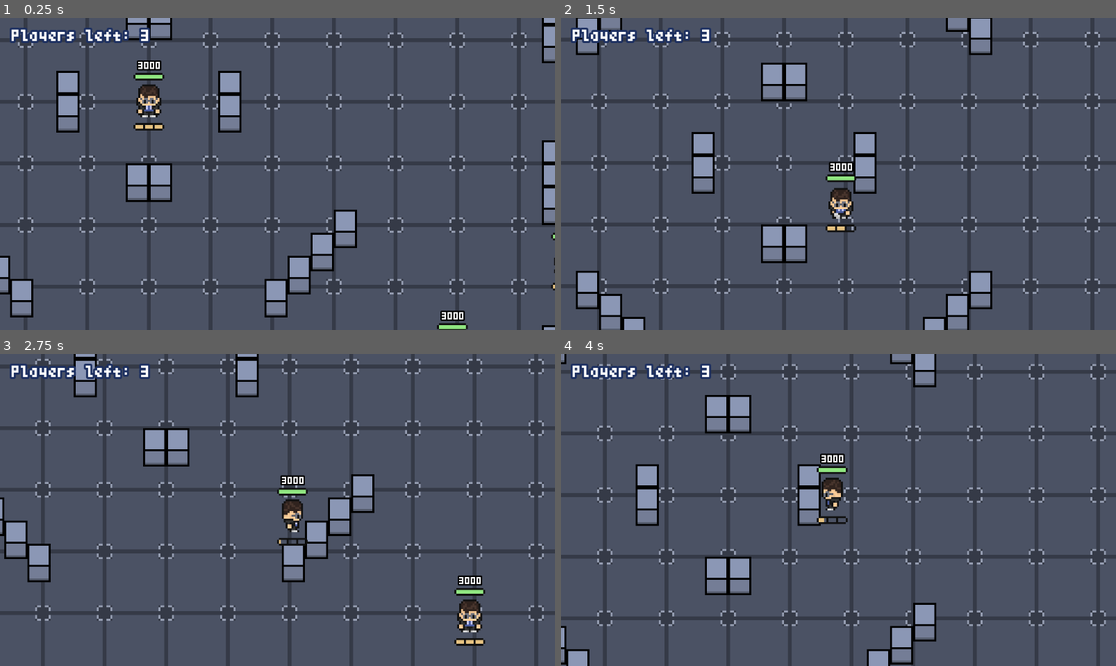
Above: before the commit, frames 1-4 (two rows, left to right).
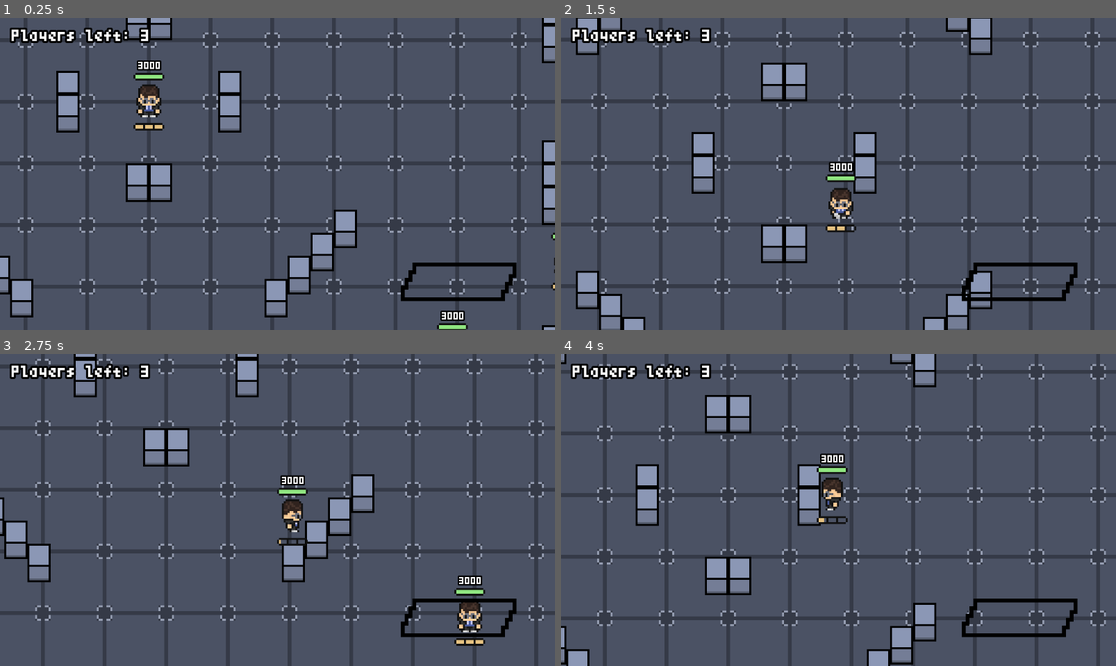
Above: after the commit, the same moments.

Repository: ppaluchowski64/SCI-Stars
Game: Godot game, scene res://scenes/battle.tscn
Same seed, same stepped clock (60 frames per second), same inputs: the game is played once before the commit and once after it.
Inputs (mouse positions are in pixels of both pictures, inside the frame that each line leads up to):
- Up to frame 1 (0.25 s): no input
- Up to frame 2 (1.5 s): move the mouse to (960, 158) at 0.52 s; hold D (right) 0.53-1.28 s; click (960, 158) at 0.6 s; right-click (960, 158) at 0.8 s; move the mouse to (727, 189) at 1.27 s; hold S (down) from 1.28 s (still down); right-click (727, 189) at 1.35 s
- Up to frame 3 (2.75 s): click (166, 525) at 1.55 s; move the mouse to (333, 441) at 2.02 s; release S (down) at 2.03 s; hold D (right) from 2.03 s (still down); click (333, 441) at 2.1 s; right-click (333, 441) at 2.3 s
- Up to frame 4 (4 s): move the mouse to (810, 572) at 2.77 s; release D (right) at 2.78 s; hold W (up) 2.78-3.53 s; right-click (810, 572) at 2.85 s; click (810, 572) at 3.05 s; move the mouse to (1005, 556) at 3.52 s; hold A (left) from 3.53 s (still down); click (1005, 556) at 3.6 s; right-click (1005, 556) at 3.8 s

The runs differ from the first frame. In frame 1, 1.3% of the frame differs, in the area x 1-94%, y 3-91%; in frame 2, 1.3%; in frame 3, 1.3%; in frame 4, 1.3%.

Commit message:
Add super attack feature

Diff:
--- a/game/project.godot
+++ b/game/project.godot
@@ -38,9 +38,14 @@
 "events": [Object(InputEventKey,"resource_local_to_scene":false,"resource_name":"","device":-1,"window_id":0,"alt_press …(192 unchanged characters)…
 ]
 }
-shoot={
+attack={
 "deadzone": 0.5,
 "events": [Object(InputEventMouseButton,"resource_local_to_scene":false,"resource_name":"","device":-1,"window_id":0,"a …(258 unchanged characters)…
+]
+}
+super_attack={
+"deadzone": 0.5,
+"events": [Object(InputEventMouseButton,"resource_local_to_scene":false,"resource_name":"","device":-1,"window_id":0,"alt_pressed":false,"shift_pressed":false,"ctrl_pressed":false,"meta_pressed":false,"button_mask":2,"position":Vector2(183, 12),"global_position":Vector2(192, 58),"factor":1.0,"button_index":2,"canceled":false,"pressed":true,"double_click":false,"script":null)
 ]
 }
 
--- a/game/scenes/battle.tscn
+++ b/game/scenes/battle.tscn
@@ -6,6 +6,8 @@
 [ext_resource type="Texture2D" uid="uid://dce4elq1ctffp" path="res://graphics/environment/tile.png" id="4_1ls1x"]
 [ext_resource type="Script" path="res://scripts/user_interface.gd" id="4_4e2gx"]
 [ext_resource type="FontFile" uid="uid://6w8leq531kr1" path="res://fonts/TeenyTinyPixls-o2zo.ttf" id="4_erh11"]
+[ext_resource type="Texture2D" uid="uid://cgnax06gjmct1" path="res://graphics/UI/superbar_mask.png" id="7_ilcqo"]
+[ext_resource type="Texture2D" uid="uid://prenyjcoslt7" path="res://graphics/UI/superbar.png" id="7_ujvli"]
 
 [sub_resource type="TileSetAtlasSource" id="TileSetAtlasSource_qfrj4"]
 texture = ExtResource("4_1ls1x")
@@ -67,7 +69,36 @@
 offset_right = 274.0
 offset_bottom = 53.0
 theme = SubResource("Theme_yve2r")
-theme_override_colors/font_outline_color = Color(0.109804, 0.184314, 0.376471, 1)
 theme_override_constants/outline_size = 16
 text = "Players left: 3"
 metadata/_edit_use_anchors_ = true
+
+[node name="MarginContainer" type="MarginContainer" parent="UserInterface"]
+anchors_preset = 15
+anchor_right = 1.0
+anchor_bottom = 1.0
+grow_horizontal = 2
+grow_vertical = 2
+theme_override_constants/margin_right = 200
+theme_override_constants/margin_bottom = 100
+
+[node name="SuperBar" type="Control" parent="UserInterface/MarginContainer"]
+layout_mode = 2
+size_flags_horizontal = 8
+size_flags_vertical = 8
+
+[node name="Mask" type="Sprite2D" parent="UserInterface/MarginContainer/SuperBar"]
+clip_children = 1
+texture = ExtResource("7_ilcqo")
+
+[node name="ColorRect" type="ColorRect" parent="UserInterface/MarginContainer/SuperBar/Mask"]
+offset_left = -112.0
+offset_top = -32.0
+offset_right = -112.0
+offset_bottom = 32.0
+color = Color(0.8859, 0.9, 0.477, 1)
+metadata/_edit_use_anchors_ = true
+
+[node name="Sprite2D" type="Sprite2D" parent="UserInterface/MarginContainer/SuperBar"]
+scale = Vector2(8, 8)
+texture = ExtResource("7_ujvli")
--- a/game/scenes/player.tscn
+++ b/game/scenes/player.tscn
@@ -18,6 +18,7 @@
 collision_layer = 3
 collision_mask = 2
 script = ExtResource("1_270mw")
+id = null
 
 [node name="AnimatedSprite2D" type="AnimatedSprite2D" parent="."]
 scale = Vector2(4, 4)
--- a/game/scripts/battle_manager.gd
+++ b/game/scripts/battle_manager.gd
@@ -8,7 +8,7 @@
 
 var next_free_player_id = 0
 
-func spawn_player(x: float, y: float) -> void:
+func spawn_player(x: float, y: float) -> Node:
 	print("Spawning a player...")
 
 	var player = Player.instantiate()
@@ -22,6 +22,8 @@
 
 	print("Spawned player with id: %s" % player.id)
 
+	return player
+
 func _update_player_count() -> void:
 	ui.update_player_count()
 
@@ -33,11 +35,16 @@
 	return next_free_player_id - 1
 
 func start_game() -> void:
-	spawn_player(0, 0)
+	var main_player = spawn_player(0, 0)
+
 	spawn_player(630, 520)
 	spawn_player(867, 332)
 
-	camera.setup_target()
+	# If you are reading this Pablo, use this if you can't get main_player anyhow else
+	# camera.setup_target()
+
+	camera.target = main_player
+	ui.main_player = main_player
 
 func _ready() -> void:
 	call_deferred("start_game")
--- /dev/null
+++ b/game/scripts/custom_projectiles.gd
@@ -0,0 +1,31 @@
+extends Node
+class_name Projectiles
+
+# You know what this is not that bad even
+
+static var Projectile = preload("res://scenes/projectile.tscn")
+
+enum ID {DEFAULT, BIG_PROJECTILE}
+
+static func explosion_death(parent: Node):
+	for i in range(4):
+		var projectile = Projectiles.custom_projectile(ID.DEFAULT)
+
+		projectile.player_id = parent.player_id
+		projectile.global_position = parent.global_position
+		projectile.global_rotation = parent.global_rotation + i * TAU / 4 + TAU / 8
+		projectile.parent = parent.parent
+
+		Engine.get_main_loop().root.call_deferred("add_child", projectile)
+
+static func custom_projectile(id: ID) -> Node:
+	var p = Projectile.instantiate()
+
+	match id:
+		ID.BIG_PROJECTILE:
+			p.scale = Vector2(6, 6)
+			p.on_death = explosion_death
+
+			return p
+
+	return p
--- a/game/scripts/player.gd
+++ b/game/scripts/player.gd
@@ -32,10 +32,22 @@
 var dir_y: int
 var animation: float
 var health: float = max_health
-var ammo: float = 3
+var ammo: float = 3.0
 var reload_speed: float = 0.005
+var super_charge: float = 0.0
 
-func get_double_dir(x: int, y: int) -> int:
+func rad_to_double_dir(angle: float) -> Array:
+	if angle < 0:
+		angle += TAU
+
+	var dir_angle = int((angle / (TAU / 8)) + 0.5) % 8
+
+	dir_x = [1, 1, 0, -1, -1, -1, 0, 1][dir_angle]
+	dir_y = [0, 1, 1, 1, 0, -1, -1, -1][dir_angle]
+
+	return [dir_x, dir_y]
+
+func double_to_single_dir(x: int, y: int) -> int:
 	return x + y * 3 + 4
 	# left-up = 0
 	# up = 1
@@ -62,12 +74,13 @@
 
 	regen_cooldown.start(3)
 
-func spawn_projectile() -> void:
-	var projectile = Projectile.instantiate()
+func spawn_projectile(projectile_id: Projectiles.ID = Projectiles.ID.DEFAULT) -> void:
+	var projectile = Projectiles.custom_projectile(projectile_id)
 
 	projectile.player_id = id
 	projectile.global_position = get_global_position()
 	projectile.global_rotation = get_angle_to(get_global_mouse_position())
+	projectile.parent = self
 
 	get_tree().get_root().call_deferred("add_child", projectile)
 
@@ -81,21 +94,16 @@
 
 	move_and_slide()
 
+# This has to use delta FIX IT
 func shoot() -> void:
 	if shoot_cooldown.time_left == 0:
-		if Input.is_action_just_pressed("shoot") and ammo >= 1:
+		if Input.is_action_just_pressed("attack") and ammo >= 1:
 			shoot_cooldown.start()
 			shoot_animation.start()
 
-			var angle = get_angle_to(get_global_mouse_position())
-
-			if angle < 0:
-				angle += TAU
-
-			var dir_angle = int((angle / (TAU / 8)) + 0.5) % 8
-
-			dir_x = [1, 1, 0, -1, -1, -1, 0, 1][dir_angle]
-			dir_y = [0, 1, 1, 1, 0, -1, -1, -1][dir_angle]
+			var angle = rad_to_double_dir(get_angle_to(get_global_mouse_position()))
+			dir_x = angle[0]
+			dir_y = angle[1]
 
 			spawn_projectile()
 
@@ -105,6 +113,20 @@
 			if health < max_health:
 				regen_cooldown.start(3)
 
+		# It's >= instead of == just in case you broke the game and got it above 1
+		# It's pretty much impossible but who knows
+		elif Input.is_action_just_pressed("super_attack") and super_charge >= 1:
+			shoot_cooldown.start()
+			shoot_animation.start()
+
+			var angle = rad_to_double_dir(get_angle_to(get_global_mouse_position()))
+			dir_x = angle[0]
+			dir_y = angle[1]
+
+			spawn_projectile(Projectiles.ID.BIG_PROJECTILE)
+
+			super_charge = 0
+
 		elif ammo < 3:
 			ammo += reload_speed
 			ammo = min(ammo, 3)
@@ -112,7 +134,7 @@
 
 func animate(delta: float) -> void:
 	if dir_x or dir_y:
-		sprite.play(str(get_double_dir(dir_x, dir_y)))
+		sprite.play(str(double_to_single_dir(dir_x, dir_y)))
 
 		animation += delta * speed * 0.2
 
--- a/game/scripts/projectile.gd
+++ b/game/scripts/projectile.gd
@@ -6,12 +6,17 @@
 var speed: float = 50.0
 var distance: float = 7000.0
 var damage: float = 750.0
+var on_death: Callable
 
 # Properties
 var travelled: float = 0
 var player_id: int
+var parent: Node
 
 func destroy() -> void:
+	if on_death:
+		on_death.call(self)
+
 	var explosion = Explosion.instantiate()
 
 	explosion.global_position = global_position
@@ -24,7 +29,7 @@
 	velocity = Vector2(1, 0).rotated(rotation) * speed * delta * 1000
 
 	if travelled >= distance:
-		queue_free()
+		destroy()
 
 	travelled += speed
 
@@ -34,6 +39,7 @@
 	if body.is_in_group("player"):
 		if body.id != player_id:
 			body.take_damage(damage)
+			parent.super_charge = min(parent.super_charge + 0.15, 1.0)
 			destroy()
 
 	elif body.is_in_group("obstacle"):
--- a/game/scripts/user_interface.gd
+++ b/game/scripts/user_interface.gd
@@ -3,5 +3,14 @@
 @onready var player_count = $PlayerCount
 @export var players: Node2D
 
+@onready var superbar_fill = $MarginContainer/SuperBar/Mask/ColorRect
+
+var main_player: Node
+
 func update_player_count() -> void:
 	player_count.text = "Players left: %s" % (players.get_child_count() - 1)
+
+func _process(_delta: float) -> void:
+	if main_player:
+		var size = clamp(main_player.super_charge * 224.0, 0.0, 224.0)
+		superbar_fill.size.x = lerp(superbar_fill.size.x, size, 0.2)
Binary file added: game/graphics/UI/superbar.png
Binary file added: game/graphics/UI/superbar_mask.png
Not shown: 1 places in game/scenes/battle.tscn that only renumber resources
